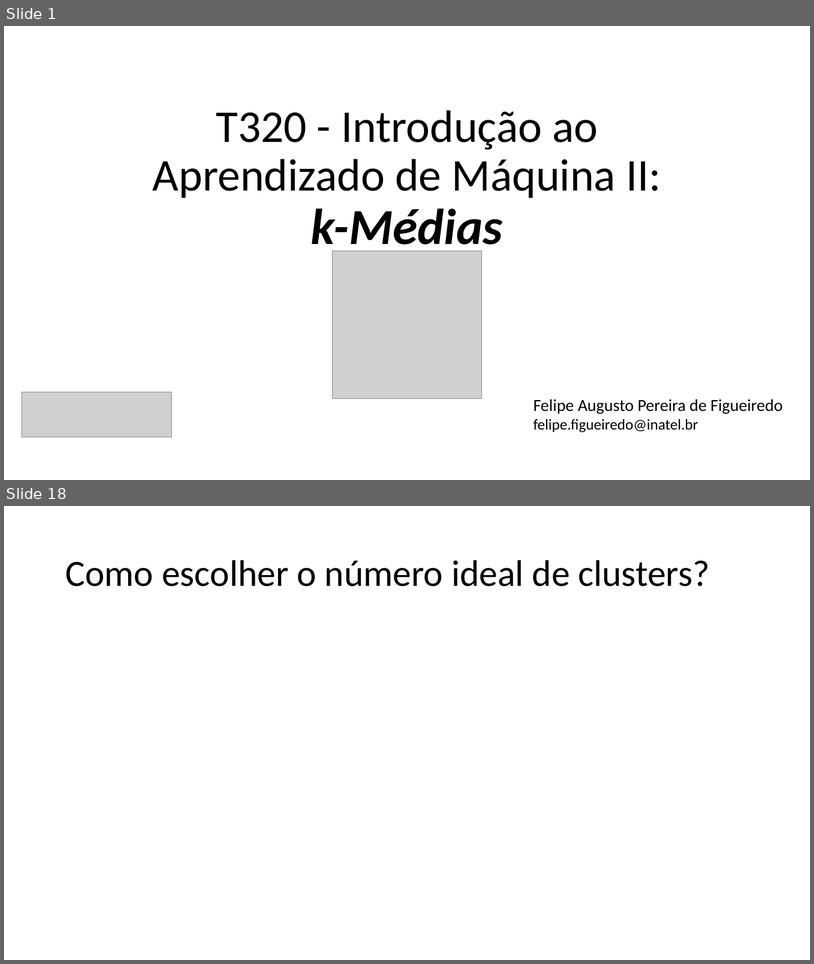
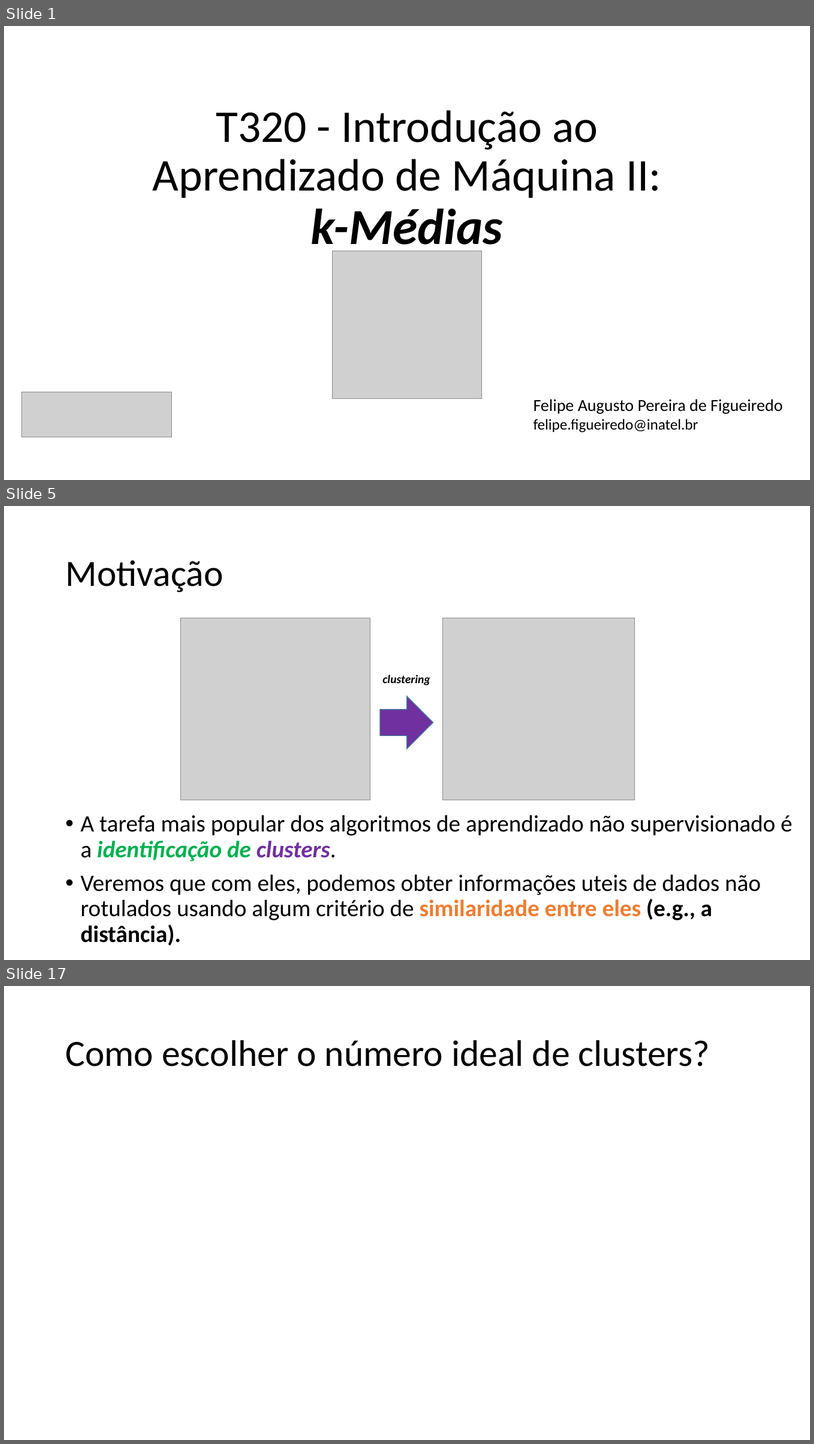
Before and after one commit to zz4fap/t320_aprendizado_de_maquina, a slide deck: slides/T320_kMeans.pptx. Shown one above the other, each under a label of ours: slides 1 and 18 before the commit, slides 1, 5 and 17 after it; the slides between them are not shown. The pictures are 814x964 and 814x1444 pixels, drawn with LibreOffice and Linux fonts; fonts in the diff are those of the drawing; grey boxes stand for pictures. Boxes give left, top, right and bottom in pixels: in the first picture for what was removed or moved away, otherwise in the second. Text is boxed around its words. In the diff, an @@ line names an element or a change of style, - is before the commit and + after.

```diff
--- a/slides/T320_kMeans.pptx
+++ b/slides/T320_kMeans.pptx
@@ slide 5 added at [4, 506, 810, 960], background #FFFFFF @@
@@ title added at [65, 560, 223, 592], 44 pt, text #000000 @@
+Motivação
@@ group added at [180, 618, 636, 800]: 2 pictures, 1 text, 1 right arrow @@
+clustering
@@ text added at [81, 814, 792, 945], 28 pt, text #000000 @@
+• A tarefa mais popular dos algoritmos de aprendizado não supervisionado é a identificação de clusters.
+• Veremos que com eles, podemos obter informações uteis de dados não rotulados usando algum critério de similaridade entre eles (e.g., a distância).
@@ what was slide 18 is now slide 17 @@
```
Also in this commit, not shown: 12 slides changed, 3 other slides added, 4 slides removed, 2 other files.
